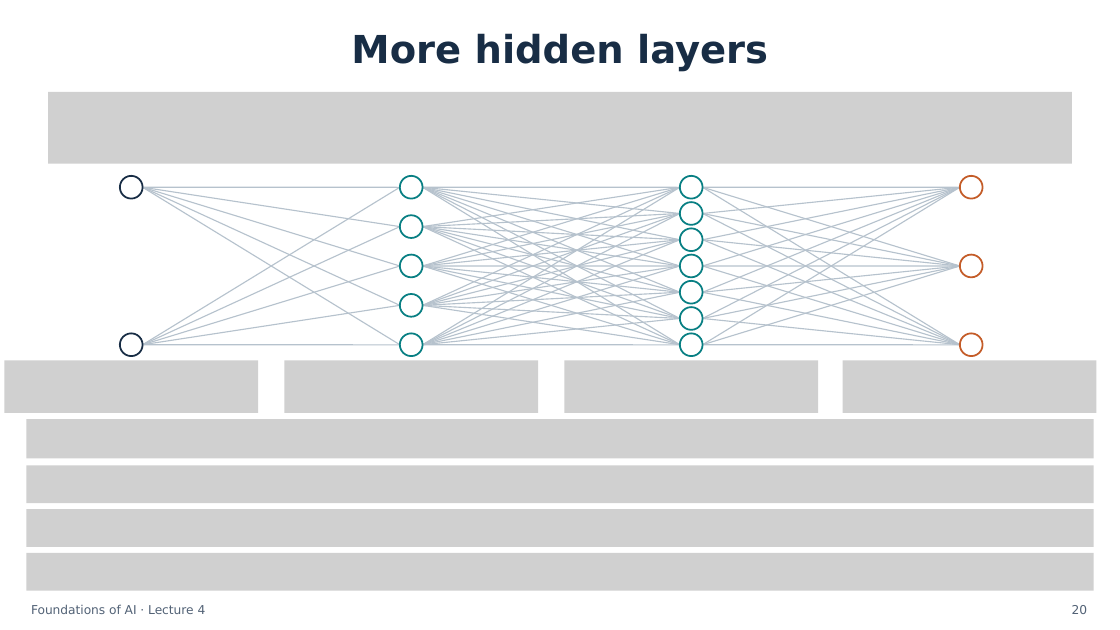
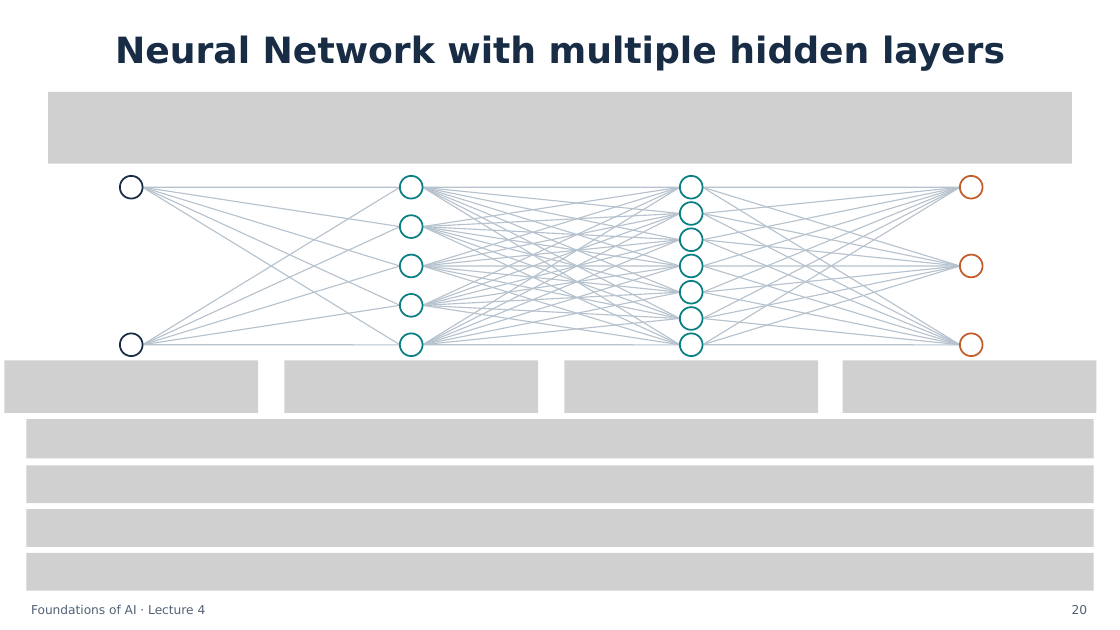
Before and after one commit to semtm0051/2026_27, a slide deck: slide 20 of Week_04/Slides/Week_04 - Slides.pptx. Drawn at 1120x630 pixels with LibreOffice and Linux fonts; fonts in the diff are those of the drawing; grey boxes stand for pictures. Boxes give left, top, right and bottom in pixels: in the first picture for what was removed or moved away, otherwise in the second. Text is boxed around its words. In the diff, an @@ line names an element or a change of style, - is before the commit and + after.

```diff
--- a/Week_04/Slides/Week_04 - Slides.pptx
+++ b/Week_04/Slides/Week_04 - Slides.pptx
@@ text at bbox=[115, 35, 1005, 70]: text changed; size 33 to 31 pt @@
-More hidden layers
+Neural Network with multiple hidden layers
```
Also in this commit, not shown: 12 other slides changed, 1 other file.
